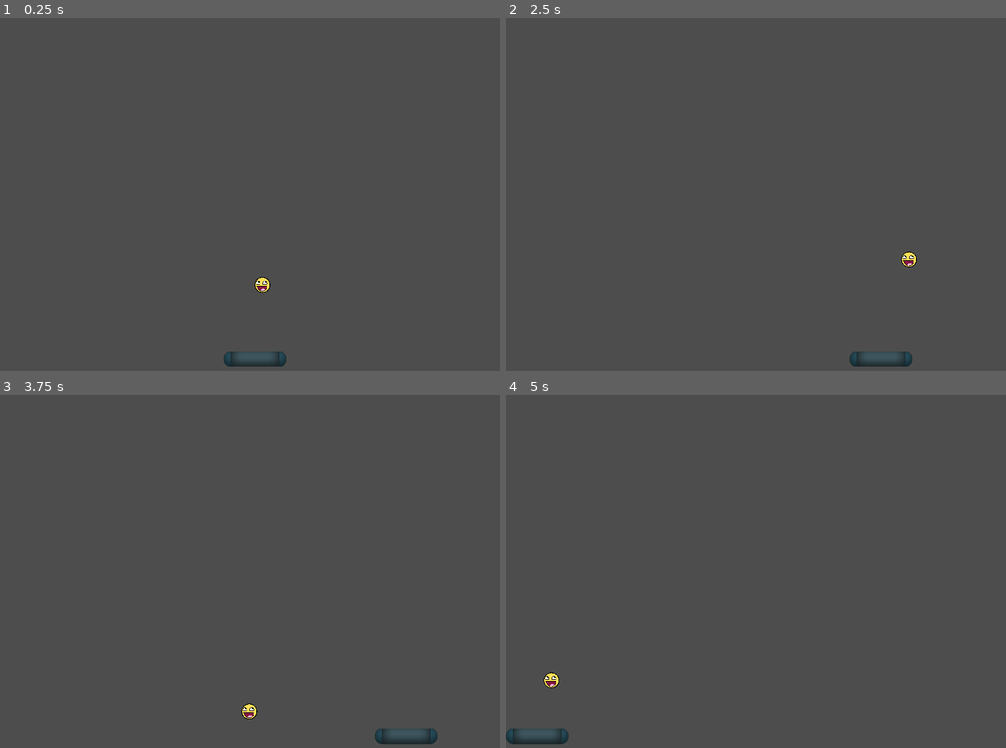
Above: before the commit, frames 1-4 (two rows, left to right).
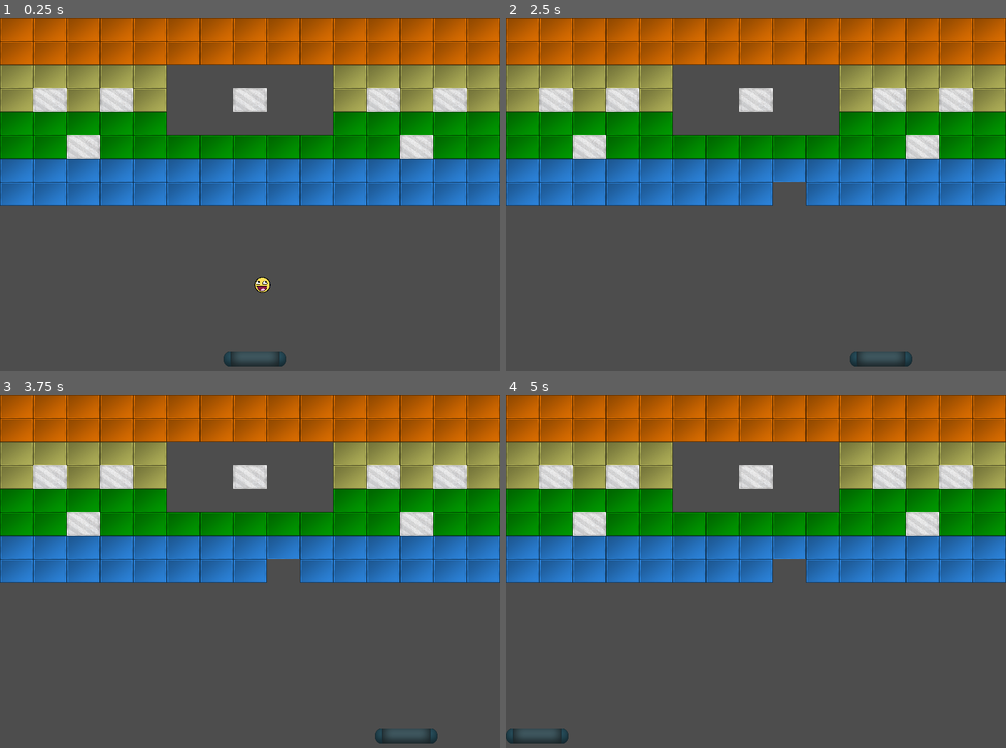
Above: after the commit, the same moments.

Repository: Drahiri/Breakout
Game: Godot game, scene res://main.tscn
Two runs of this game, one before a commit and one after it. Both use one fixed random seed, a clock stepped at 60 frames per second and the inputs below.
Inputs:
- Up to frame 1 (0.25 s): no input
- Up to frame 2 (2.5 s): hold Right (move_right) 0.53-1.28 s; hold Left (move_left) 1.28-2.03 s; hold Right (move_right) from 2.03 s (still down)
- Up to frame 3 (3.75 s): release Right (move_right) at 3.53 s; hold Left (move_left) from 3.53 s (still down)
- Up to frame 4 (5 s): keep holding Left (move_left)

The runs differ from the first frame. In frame 1, 47% of the frame differs, in the area x 0-100%, y 0-54%; in frame 2, 47%; in frame 3, 47%; in frame 4, 47%.

Commit message:
Add block types

Diff:
--- a/block.gd
+++ b/block.gd
@@ -1,15 +1,27 @@
 extends StaticBody2D
 
-var isSolid := true
 @export var solid_block_texture := Texture2D
 
+var block_types = {
+	2: Color(0.2, 0.6, 1.0),
+	3: Color(0.0, 0.7, 0.0),
+	4: Color(0.8, 0.8, 0.4),
+	5: Color(1.0, 0.5, 0.0),
+}
+
+var is_solid := false
+var type: int
+
 func _ready():
-	if (isSolid):
+	if(type == 1):
+		is_solid = true
 		$Sprite2D.texture = solid_block_texture
+	else:
+		modulate = block_types[type]
 
 func get_size():
 	return $Sprite2D.texture.get_size()
 
 func destroy():
-	if (not isSolid):
+	if (not is_solid):
 		queue_free()
--- a/level.gd
+++ b/level.gd
@@ -15,7 +15,7 @@
 	var num_of_rows = len(rows)
 	var num_of_columns = len(rows[0].split(" ", false))
 
-	get_level_block_scale(num_of_rows, num_of_columns)
+	set_level_offsets(num_of_rows, num_of_columns)
 
 	for i in range(num_of_rows):
 		var column = rows[i].split(" ", false)
@@ -26,12 +26,15 @@
 			var block = block_scene.instantiate()
 			block.position = Vector2(offset.x * j, offset.y * i)
 			block.scale = block_scale
+			block.type = column[j]
 			add_child(block)
 
-func get_level_block_scale(rows: int, columns: int):
-	var block_size_px = block_scene.instantiate().get_size()
-	block_scale.x = screen_size.x / (block_size_px.x * columns)
-	block_scale.y = (screen_size.y / 2) / (block_size_px.y * rows)
 
-	offset.x = block_size_px.x * block_scale.x
-	offset.y = block_size_px.y * block_scale.y
+
+func set_level_offsets(rows: int, columns: int):
+	var block_size = block_scene.instantiate().get_size()
+	block_scale.x = screen_size.x / (block_size.x * columns)
+	block_scale.y = (screen_size.y / 2) / (block_size.y * rows)
+
+	offset.x = block_size.x * block_scale.x
+	offset.y = block_size.y * block_scale.y
--- a/main.tscn
+++ b/main.tscn
@@ -1,8 +1,9 @@
-[gd_scene load_steps=4 format=3 uid="uid://37ockrhtdpl7"]
+[gd_scene load_steps=5 format=3 uid="uid://37ockrhtdpl7"]
 
 [ext_resource type="PackedScene" uid="uid://b8k4fox7v4gmb" path="res://world_boundaries.tscn" id="1_u456f"]
 [ext_resource type="PackedScene" uid="uid://q0q3bu257ea6" path="res://paddle.tscn" id="2_xk5ur"]
 [ext_resource type="PackedScene" uid="uid://ddfwctkacd4hk" path="res://ball.tscn" id="3_itwyg"]
+[ext_resource type="PackedScene" uid="uid://dni10g1u548hx" path="res://level.tscn" id="4_1ru6l"]
 
 [node name="Main" type="Node"]
 
@@ -13,3 +14,5 @@
 position = Vector2(395, 514)
 
 [node name="WorldBoundaries" parent="." instance=ExtResource("1_u456f")]
+
+[node name="Level" parent="." instance=ExtResource("4_1ru6l")]
